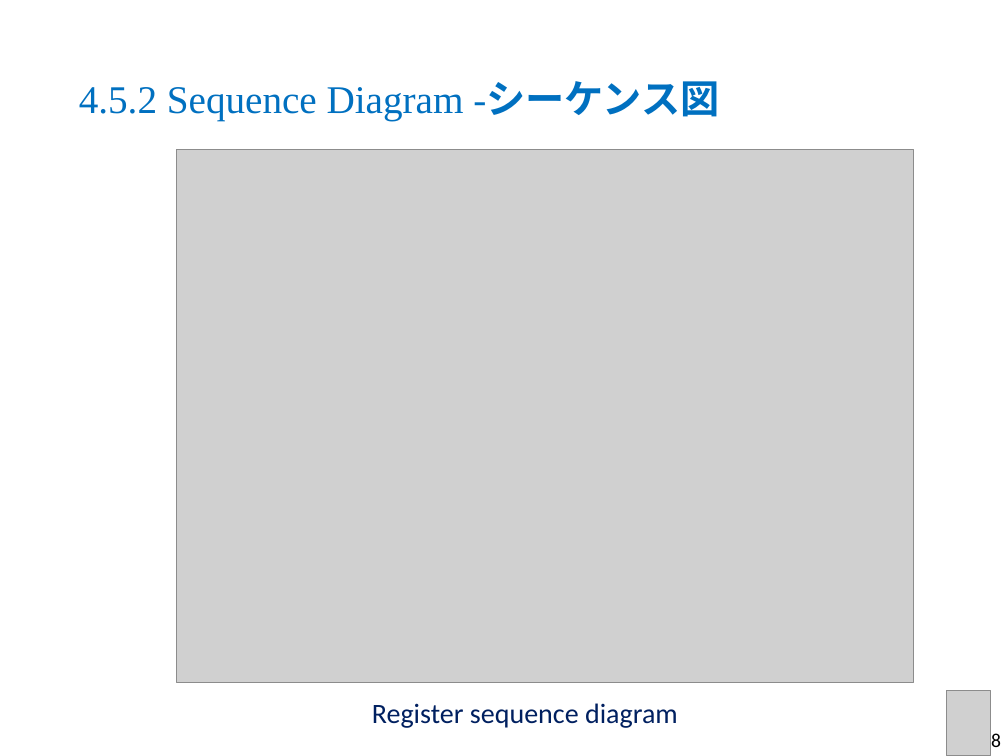
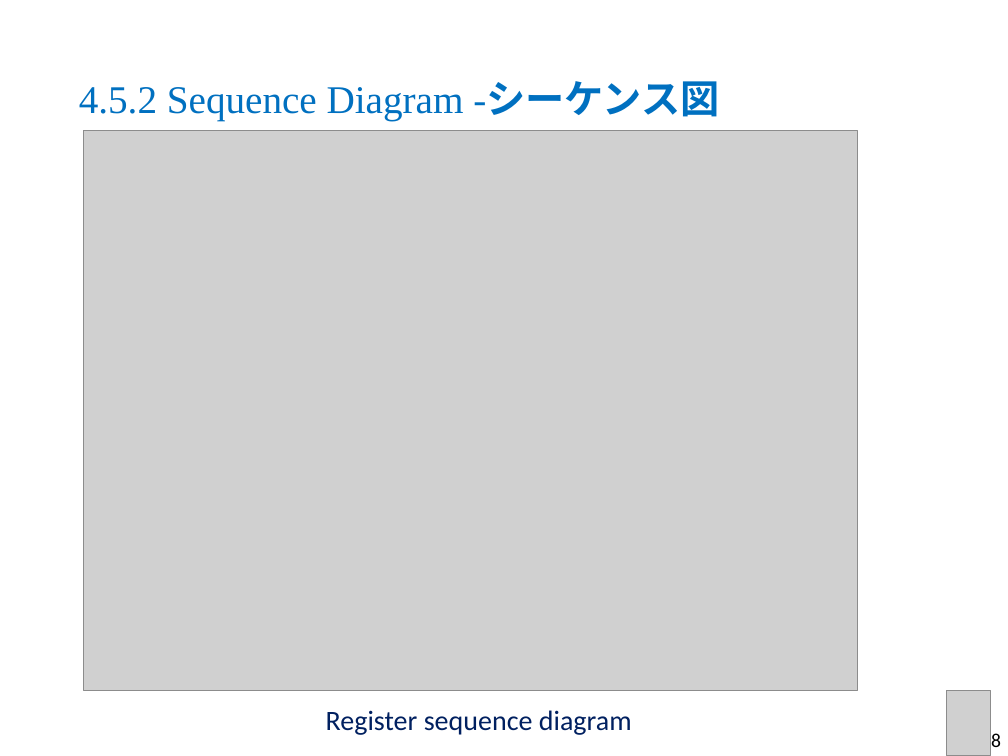
Before and after one commit to sangnvus/2015FALLJS01, a slide deck: slide 45 of WIP/Documents/Report 6/DDL_Slide_v1.1.pptx (slide 44 before the commit). Drawn at 1008x756 pixels with LibreOffice and Linux fonts; fonts in the diff are those of the drawing; grey boxes stand for pictures; background and template pictures are left out. Boxes give left, top, right and bottom in pixels: in the first picture for what was removed or moved away, otherwise in the second. Text is boxed around its words. In the diff, an @@ line names an element or a change of style, - is before the commit and + after.

```diff
--- a/WIP/Documents/Report 6/DDL_Slide_v1.1.pptx
+++ b/WIP/Documents/Report 6/DDL_Slide_v1.1.pptx
@@ picture: place and size @@
-picture at <box>176,149,913,682</box>
+picture at <box>84,131,858,690</box>
@@ text "Register sequence diagram": place and size @@
-text "Register sequence diagram" at <box>372,703,678,728</box>
+text "Register sequence diagram" at <box>326,710,632,735</box>
```
Also in this commit, not shown: 30 other slides changed, 1 slide added.
